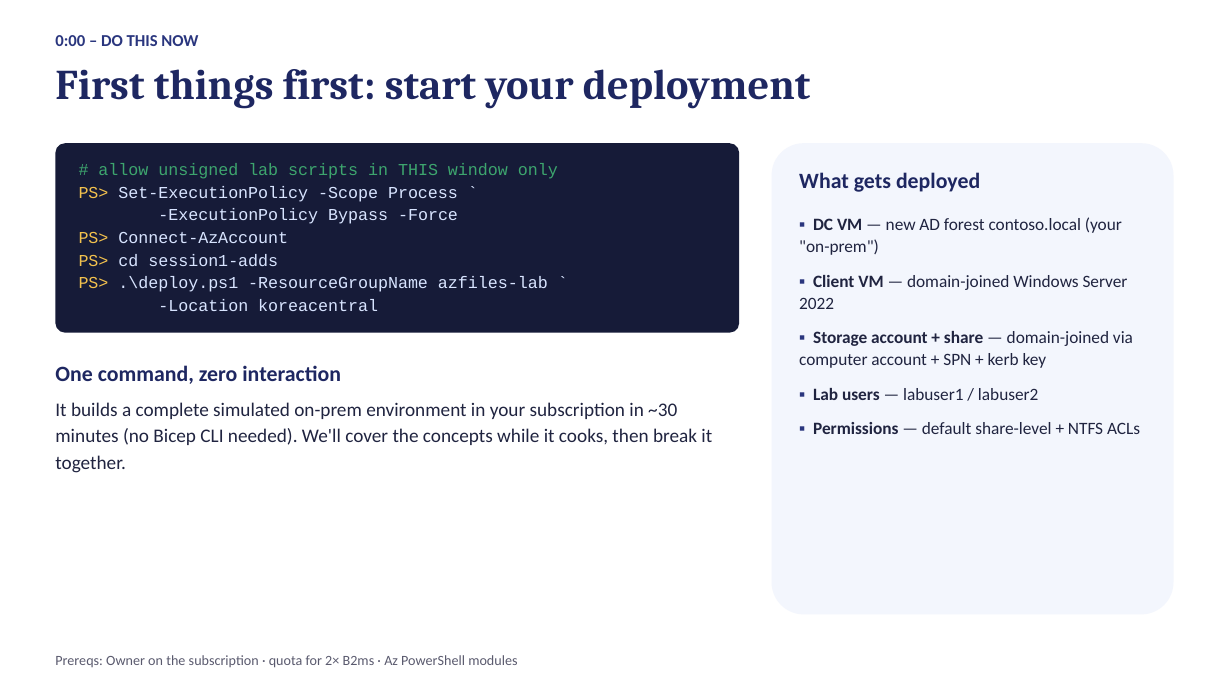
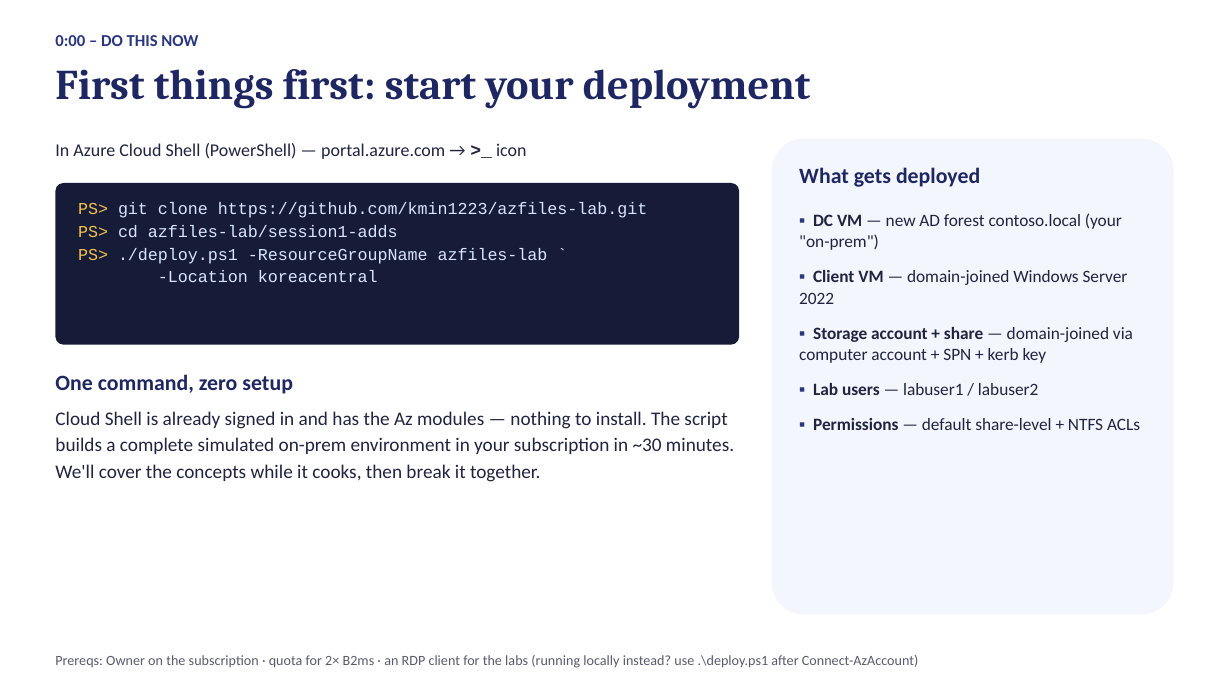
Before and after one commit to kmin1223/azfiles-lab, a slide deck: slide 2 of session1-adds-deck.pptx. Drawn at 1232x693 pixels with LibreOffice and Linux fonts; fonts in the diff are those of the drawing. Boxes give left, top, right and bottom in pixels: in the first picture for what was removed or moved away, otherwise in the second. Text is boxed around its words. In the diff, an @@ line names an element or a change of style, - is before the commit and + after.

```diff
--- a/session1-adds-deck.pptx
+++ b/session1-adds-deck.pptx
@@ text added at [55,143,527,159], 14 pt, text #202440 @@
+In Azure Cloud Shell (PowerShell) — portal.azure.com → >_ icon
@@ rounded rectangle: place and size @@
-rounded rectangle at [772,143,1174,615]
+rounded rectangle at [772,139,1174,615]
@@ text "What gets deployed": place and size @@
-text "What gets deployed" at [799,172,980,192]
+text "What gets deployed" at [799,167,980,187]
@@ rounded rectangle "PS> git clone https://github.com/kmin1223/azfiles-lab.git": place and size @@
-rounded rectangle "PS> git clone https://github.com/kmin1223/azfiles-lab.git" at [55,143,739,333]
+rounded rectangle "PS> git clone https://github.com/kmin1223/azfiles-lab.git" at [55,183,739,345]
@@ text in rounded rectangle at [78,202,647,264]: text changed @@
-# allow unsigned lab scripts in THIS window only
-PS> Set-ExecutionPolicy -Scope Process `
--ExecutionPolicy Bypass -Force
-PS> Connect-AzAccount
-PS> cd session1-adds
-PS> .\deploy.ps1 -ResourceGroupName azfiles-lab `
+PS> git clone https://github.com/kmin1223/azfiles-lab.git
+PS> cd azfiles-lab/session1-adds
+PS> ./deploy.ps1 -ResourceGroupName azfiles-lab `
@@ text "▪ DC VM — new ...": place and size @@
-text "▪ DC VM — new ..." at [799,217,1140,434]
+text "▪ DC VM — new ..." at [799,213,1140,430]
@@ text at [55,374,734,482]: text changed @@
-One command, zero interaction
-It builds a complete simulated on-prem environment in your subscription in ~30 minutes (no Bicep CLI needed). We'll cover the concepts while it cooks, then break it together.
+One command, zero setup
+Cloud Shell is already signed in and has the Az modules — nothing to install. The script builds a complete simulated on-prem environment in your subscription in ~30 minutes. We'll cover the concepts while it cooks, then break it together.
@@ text at [55,655,918,668]: text changed @@
-Prereqs: Owner on the subscription · quota for 2× B2ms · Az PowerShell modules
+Prereqs: Owner on the subscription · quota for 2× B2ms · an RDP client for the labs (running locally instead? use .\deploy.ps1 after Connect-AzAccount)
```
Also in this commit, not shown: 8 other slides changed, 6 slides added, 3 slides removed, 16 other files.
